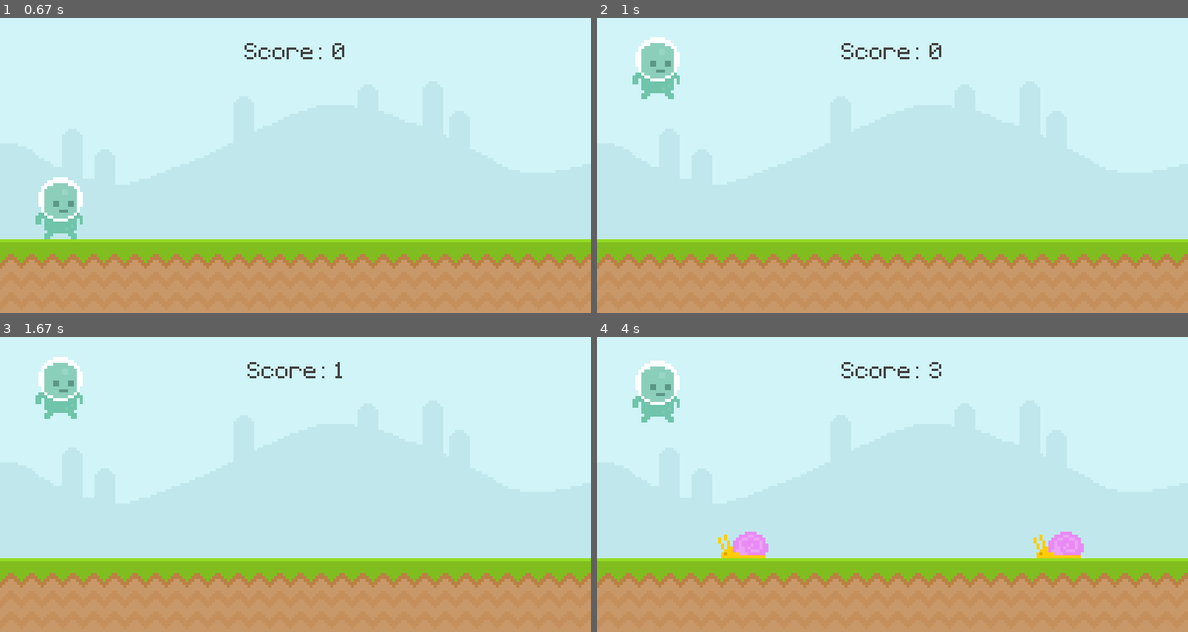
Above: before the commit, frames 1-4 (two rows, left to right).
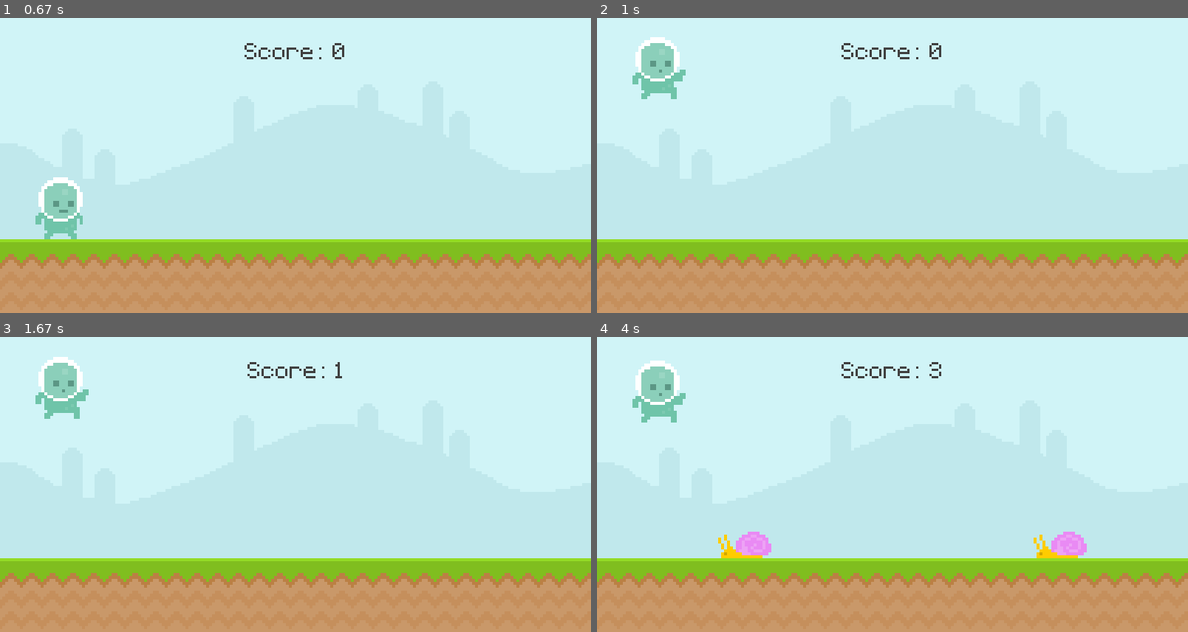
Above: after the commit, the same moments.

Repository: sonukuldeep/Pygame-introduction
Game: pygame game, started from runner.py
Two runs of this game, one before a commit and one after it. Both use one fixed random seed, a clock stepped at 60 frames per second and the inputs below.
Inputs:
- Up to frame 1 (0.67 s): tap Space at 0.33 s
- Up to frame 2 (1 s): tap Space at 0.67 s
- Up to frame 3 (1.67 s): tap Space at 1.07, 1.37 s
- Up to frame 4 (4 s): tap Space at 1.9, 2.2, 2.4, 2.7, 2.97, 3.3, 3.6, 3.73 s

Frame 1 is identical in both runs. In frame 2, 0.1% of the frame differs, in the area x 10-15%, y 17-28%; in frame 3, 0.1%; in frame 4, 0.5%, in the area x 10-83%, y 19-75%.

Commit message:
animation done

Diff:
--- a/runner.py
+++ b/runner.py
@@ -34,6 +34,18 @@
     return True
 
 
+def player_animation():
+    global player_surf, player_index
+
+    if player_rect.bottom < 300:
+        player_surf = player_jump
+    else:
+        player_index += 0.1
+        if player_index >= len(player_walk):
+            player_index = 0
+        player_surf = player_walk[int(player_index)]
+
+
 pygame.init()
 screen = pygame.display.set_mode((800, 400))
 pygame.display.set_caption("Runner")
@@ -45,9 +57,17 @@
 ground_surface = pygame.image.load("assets/graphics/ground.png").convert()
 
 # obsticles
-snail_surface = pygame.image.load("assets/graphics/snail/snail1.png").convert_alpha()
-fly_surface = pygame.image.load("assets/graphics/Fly/Fly1.png")
+snail_surface_1 = pygame.image.load("assets/graphics/snail/snail1.png").convert_alpha()
+snail_surface_2 = pygame.image.load("assets/graphics/snail/snail2.png").convert_alpha()
+snail_frames = [snail_surface_1, snail_surface_2]
+snail_frame_index = 0
+snail_surface = snail_frames[snail_frame_index]
 
+fly_surface_1 = pygame.image.load("assets/graphics/Fly/Fly1.png")
+fly_surface_2 = pygame.image.load("assets/graphics/Fly/Fly2.png")
+fly_frames = [fly_surface_1, fly_surface_2]
+fly_frame_index = 0
+fly_surface = fly_frames[fly_frame_index]
 
 obsticle_rect_list = []
 
@@ -55,10 +75,19 @@
 start_time = 0
 score = 0
 
-player_surface = pygame.image.load(
+# player
+player_walk_1 = pygame.image.load(
     "assets/graphics/Player/player_walk_1.png"
 ).convert_alpha()
-player_rect = player_surface.get_rect(midbottom=(80, 300))
+player_walk_2 = pygame.image.load(
+    "assets/graphics/Player/player_walk_2.png"
+).convert_alpha()
+player_walk = [player_walk_1, player_walk_2]
+player_index = 0
+player_surf = player_walk[player_index]
+player_jump = pygame.image.load("assets/graphics/Player/jump.png").convert_alpha()
+
+player_rect = player_walk_1.get_rect(midbottom=(80, 300))
 player_gravity = 0
 
 player_stand = pygame.image.load(
@@ -75,6 +104,12 @@
 # timer
 obsticle_timer = pygame.USEREVENT + 1
 pygame.time.set_timer(obsticle_timer, 1500)
+
+snail_animation_timer = pygame.USEREVENT + 2
+pygame.time.set_timer(snail_animation_timer, 500)
+
+fly_animation_timer = pygame.USEREVENT + 3
+pygame.time.set_timer(fly_animation_timer, 200)
 
 while True:
     for event in pygame.event.get():
@@ -98,6 +133,19 @@
                     obsticle_rect_list.append(
                         fly_surface.get_rect(bottomright=(randint(900, 1100), 210))
                     )
+            if event.type == snail_animation_timer:
+                if snail_frame_index == 0:
+                    snail_frame_index = 1
+                else:
+                    snail_frame_index = 0
+                snail_surface = snail_frames[snail_frame_index]
+
+            if event.type == fly_animation_timer:
+                if fly_frame_index == 0:
+                    fly_frame_index = 1
+                else:
+                    fly_frame_index = 0
+                fly_surface = fly_frames[fly_frame_index]
 
         elif event.type == pygame.KEYDOWN and event.key == pygame.K_SPACE:
             game_is_active = True
@@ -114,7 +162,9 @@
         player_rect.y += player_gravity
         if player_rect.bottom >= 300:
             player_rect.bottom = 300
-        screen.blit(player_surface, player_rect)
+
+        player_animation()
+        screen.blit(player_surf, player_rect)
 
         # obsticle movement
         obsticle_rect_list = obstacle_movement(obsticle_rect_list)
